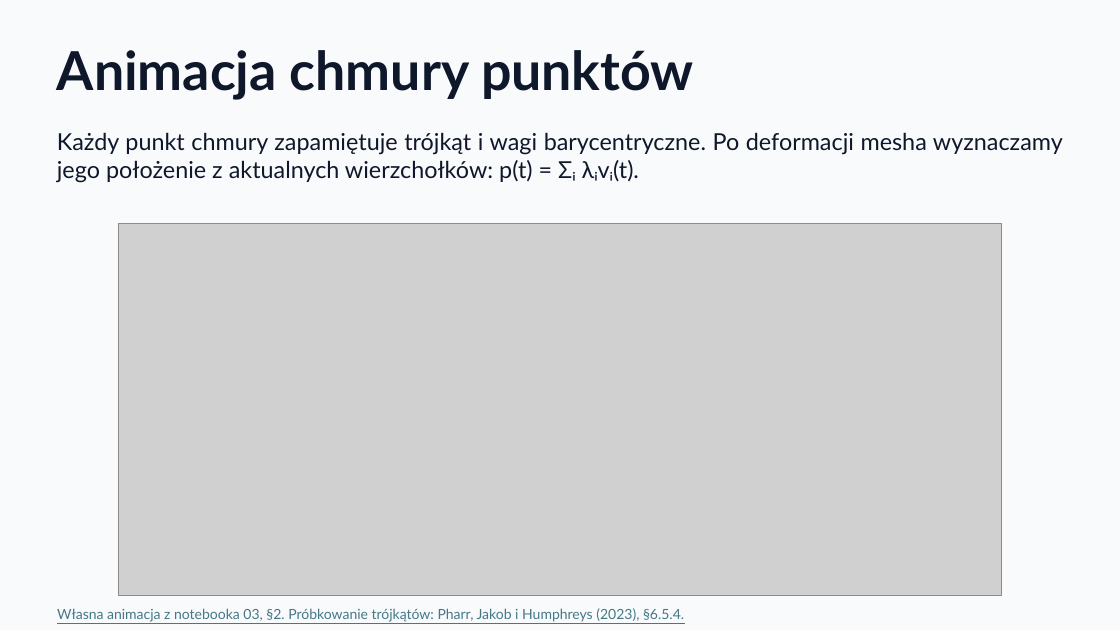
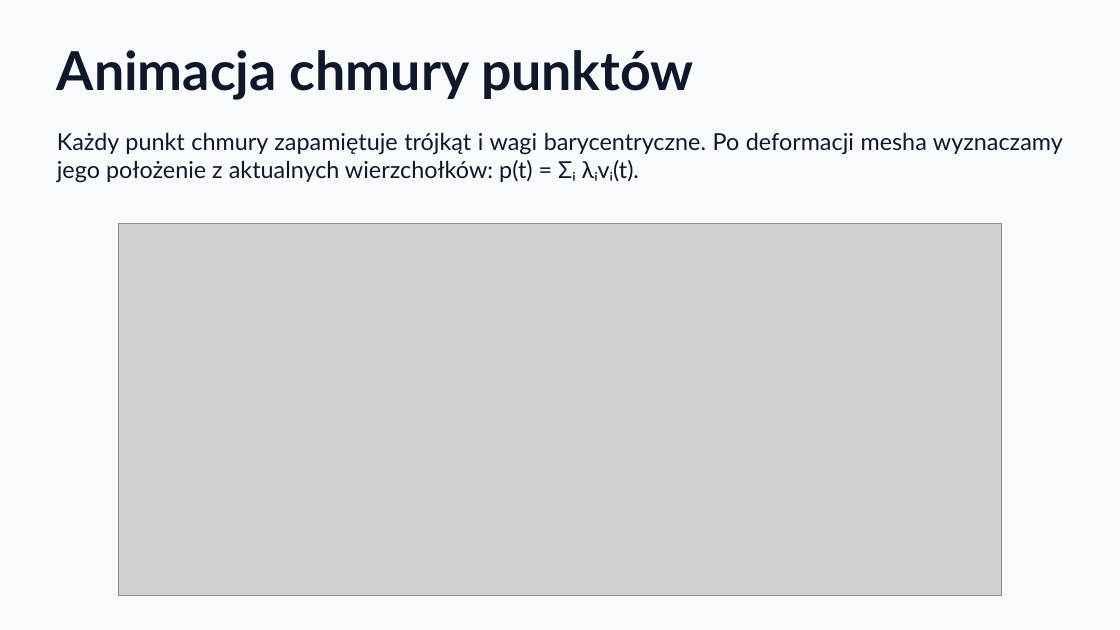
Before and after one commit to KajetanOzog/lab_6, a slide deck: slide 46 of prezentacja.pptx. Drawn at 1120x630 pixels with LibreOffice and Linux fonts; fonts in the diff are those of the drawing; grey boxes stand for pictures. Boxes give left, top, right and bottom in pixels: in the first picture for what was removed or moved away, otherwise in the second. Text is boxed around its words. In the diff, an @@ line names an element or a change of style, - is before the commit and + after.

```diff
--- a/prezentacja.pptx
+++ b/prezentacja.pptx
@@ text removed at bbox=[57, 608, 684, 622] @@
-Własna animacja z notebooka 03, §2. Próbkowanie trójkątów: Pharr, Jakob i Humphreys (2023), §6.5.4.
```
Also in this commit, not shown: 15 other slides changed, 2 other files.
